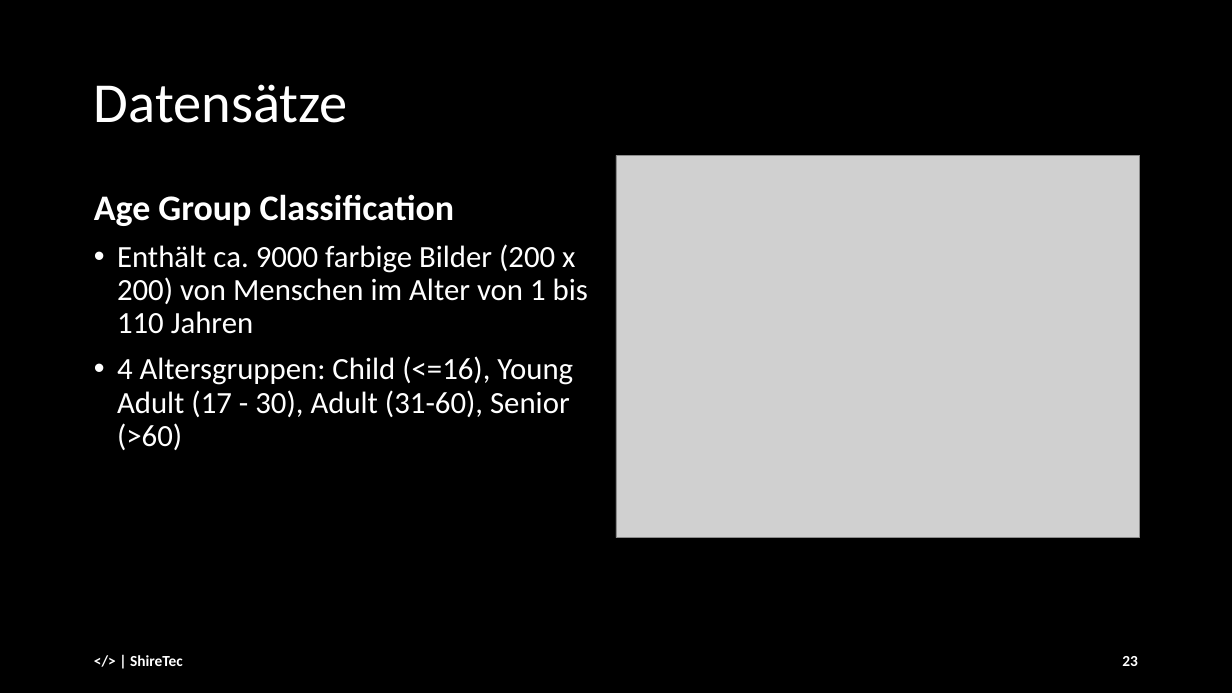
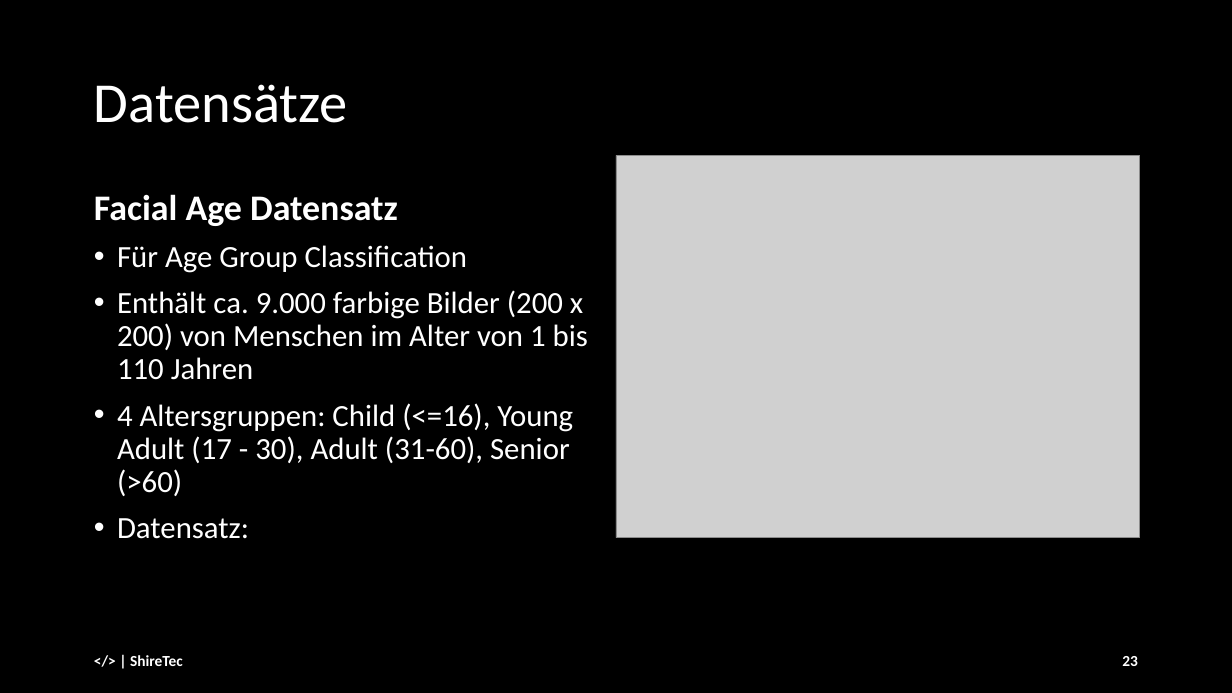
Before and after one commit to andre-anan-gilbert/Real-time-Facial-Age-and-Emotion-Recognition, a slide deck: slide 23 of docs/presentation_slides/Final_Presentation_25_01.pptx. Drawn at 1232x693 pixels with LibreOffice and Linux fonts; fonts in the diff are those of the drawing; grey boxes stand for pictures. Boxes give left, top, right and bottom in pixels: in the first picture for what was removed or moved away, otherwise in the second. Text is boxed around its words. In the diff, an @@ line names an element or a change of style, - is before the commit and + after.

```diff
--- a/docs/presentation_slides/Final_Presentation_25_01.pptx
+++ b/docs/presentation_slides/Final_Presentation_25_01.pptx
@@ text at bbox=[94, 194, 588, 380]: text changed @@
-Age Group Classification
-• Enthält ca. 9000 farbige Bilder (200 x 200) von Menschen im Alter von 1 bis 110 Jahren
+Facial Age Datensatz
+• Für Age Group Classification
+• Enthält ca. 9.000 farbige Bilder (200 x 200) von Menschen im Alter von 1 bis 110 Jahren
@@ text at bbox=[117, 518, 249, 539]: paragraph added @@
+• Datensatz:
```
Also in this commit, not shown: 4 other slides changed, 1 slide added, 5 slides removed, 1 other file.
